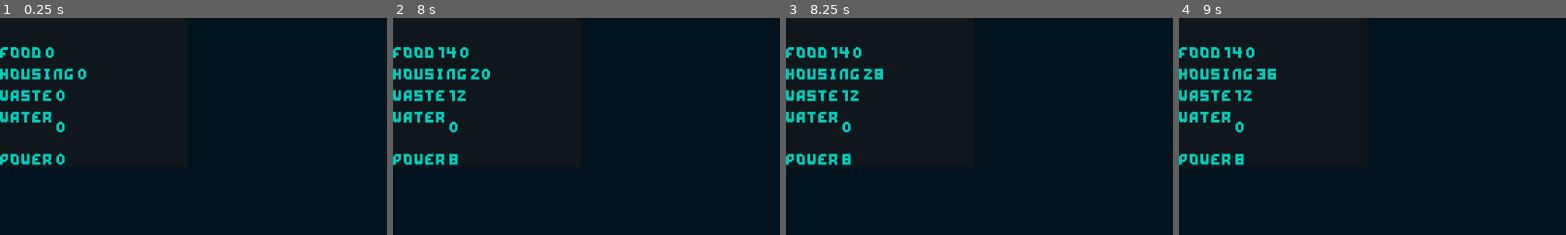
Above: before the commit, frames 1-4 (left to right).
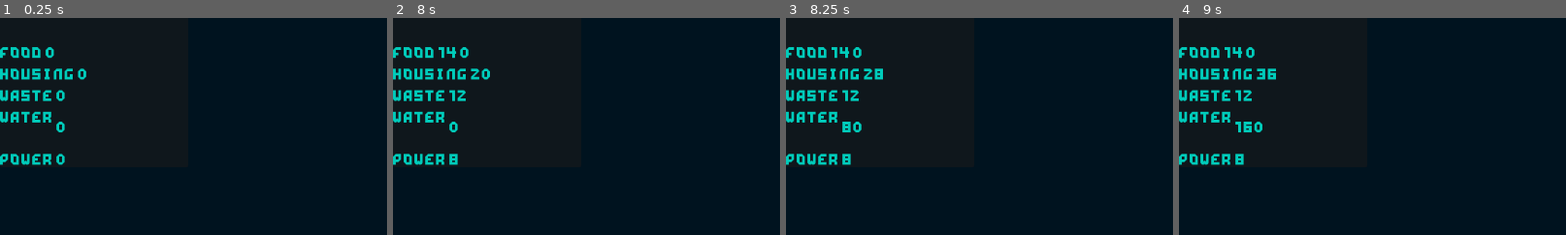
Above: after the commit, the same moments.

Repository: RavenRandomz/nasa-hackthon-2025
Game: Godot game, scene res://level/editor/editor.tscn
The game is run twice, just before and just after one commit, with the same random seed, the same clock (stepped at 60 frames per second) and the same inputs. This scene is started directly instead of the project's main scene.
Inputs (mouse positions are % of the whole screen's width and height, from its top left):
- Up to frame 1 (0.25 s): no input
- Up to frame 2 (8 s): click (6, 89) at 0.5 s; click (6, 89) at 1.25 s; click (6, 89) at 2.02 s; click (16, 89) at 2.75 s; click (16, 89) at 3.52 s; click (26, 89) at 4.25 s; click (26, 89) at 5.02 s; click (34, 89) at 5.75 s; click (34, 89) at 6.52 s; click (40, 89) at 7.25 s
- Up to frame 3 (8.25 s): click (40, 89) at 8.02 s
- Up to frame 4 (9 s): click (44, 89) at 8.75 s
The pictures show only the part of the screen within x 0-50%, y 4-54%; the shares and areas given below are measured in that part.

Frames 1-2 are identical in both runs. In frame 3, 0.1% of the frame differs, in the area x 14-20%, y 47-53%; in frame 4, 0.3%, in the area x 14-22%, y 47-53%.

Commit message:
fix(Power): Proper stats

Diff:
--- a/scene/module/power/power.tscn
+++ b/scene/module/power/power.tscn
@@ -15,7 +15,7 @@
 resource_data = {
 "food": 0,
 "housing": 4,
-"power": 0,
+"power": 40,
 "waste_management": 0,
 "water": 0
 }
Not shown: 1 places in scene/module/power/power.tscn that only renumber resources
